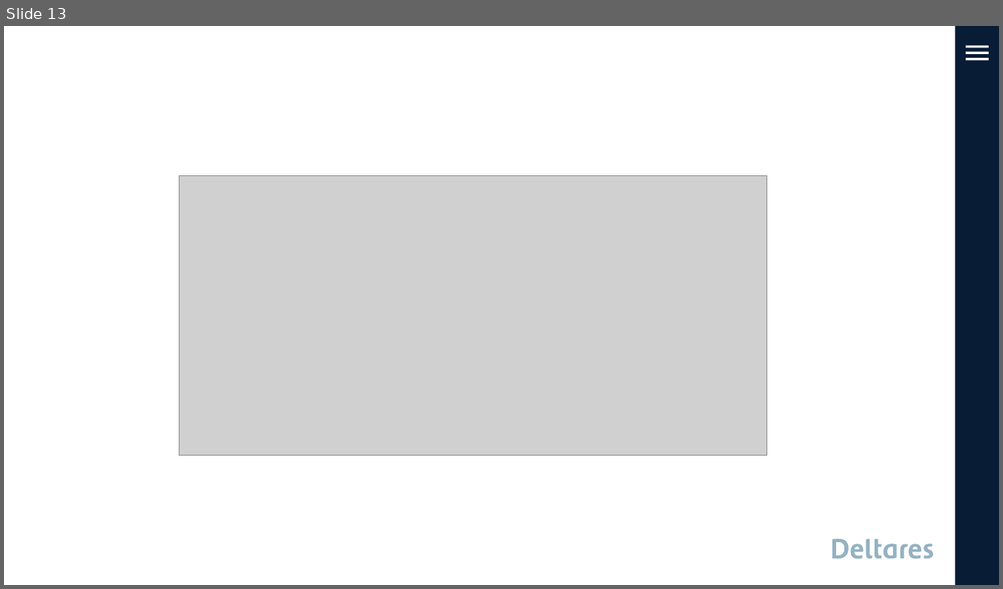
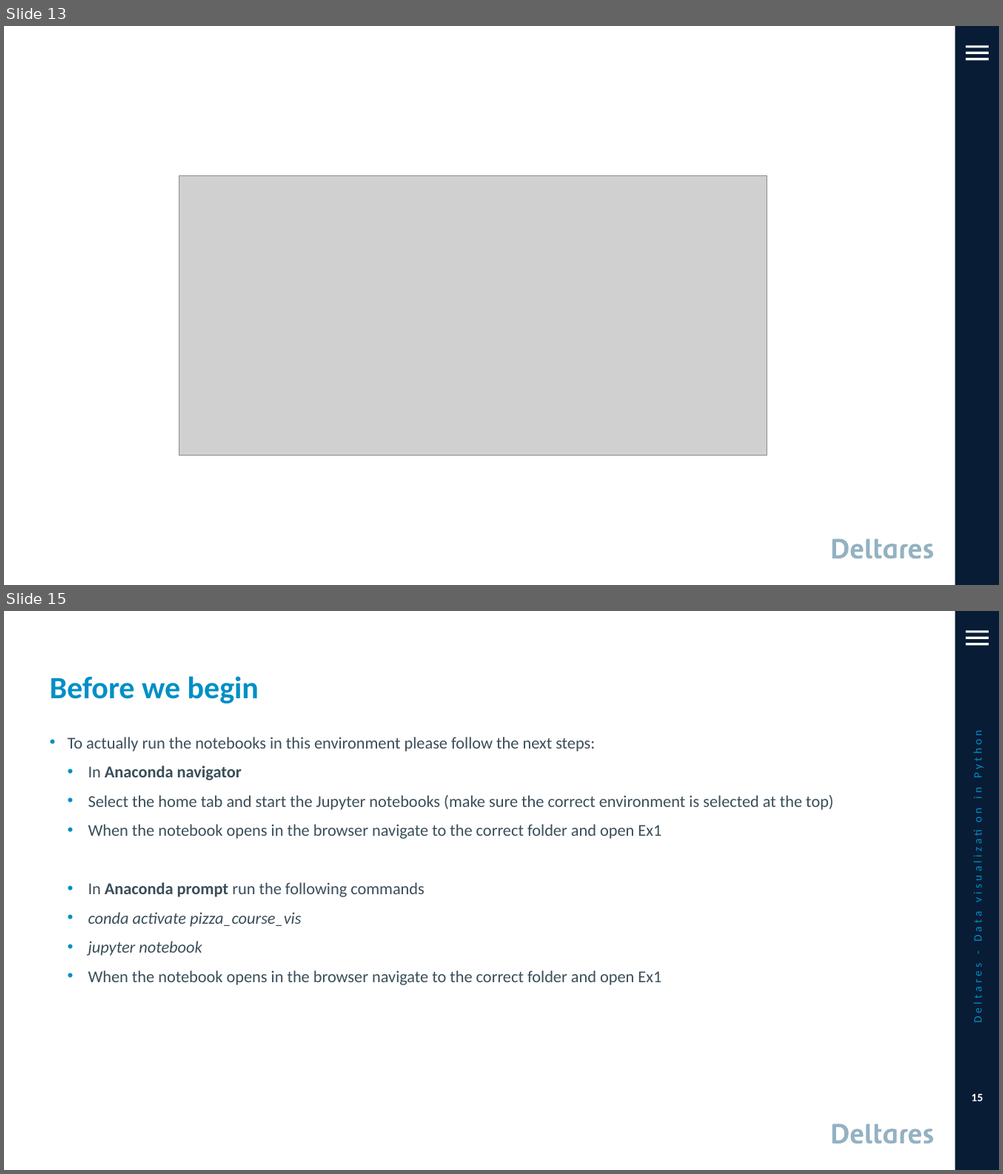
Before and after one commit to openearth/et-pizza-courses, a slide deck: 3. Visualizations/presentations/Pizzacourse Python data visualization 09-07-2019.pptx. Shown one above the other, each under a label of ours: slide 13 before the commit, slides 13 and 15 after it; the slides between them are not shown. The pictures are 1003x589 and 1003x1174 pixels, drawn with LibreOffice and Linux fonts; fonts in the diff are those of the drawing; grey boxes stand for pictures. Boxes give left, top, right and bottom in pixels: in the first picture for what was removed or moved away, otherwise in the second. Text is boxed around its words. In the diff, an @@ line names an element or a change of style, - is before the commit and + after.

```diff
--- a/3. Visualizations/presentations/Pizzacourse Python data visualization 09-07-2019.pptx
+++ b/3. Visualizations/presentations/Pizzacourse Python data visualization 09-07-2019.pptx
@@ slide 15 added at [4, 611, 999, 1170], background #FFFFFF; not listed: 5 template elements that a slide beside it also shows @@
@@ title added at [50, 676, 259, 703], 30 pt, text #008FC5, bold @@
+Before we begin
@@ text added at [959, 672, 996, 1082], 11 pt, text #008FC5 @@
+Deltares - Data visualization in Python
@@ text added at [68, 737, 834, 985], 16 pt, text #3A4E59 @@
+• To actually run the notebooks in this environment please follow the next steps:
+  • In Anaconda navigator
+  • Select the home tab and start the Jupyter notebooks (make sure the correct environment is selected at the top)
+  • When the notebook opens in the browser navigate to the correct folder and open Ex1
+  • In Anaconda prompt run the following commands
+  • conda activate pizza_course_vis
+  • jupyter notebook
+  • When the notebook opens in the browser navigate to the correct folder and open Ex1
@@ page number added at [971, 1094, 983, 1102], 11 pt, text #FFFFFF, bold @@
+15
```
Also in this commit, not shown: 2 slides changed, 2 other slides added.
